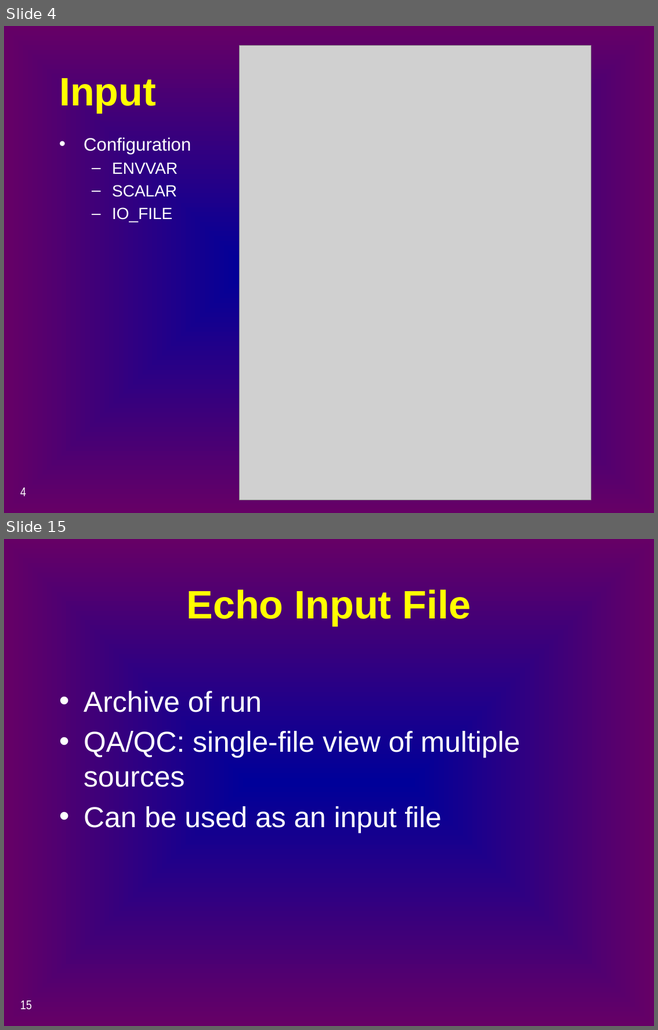
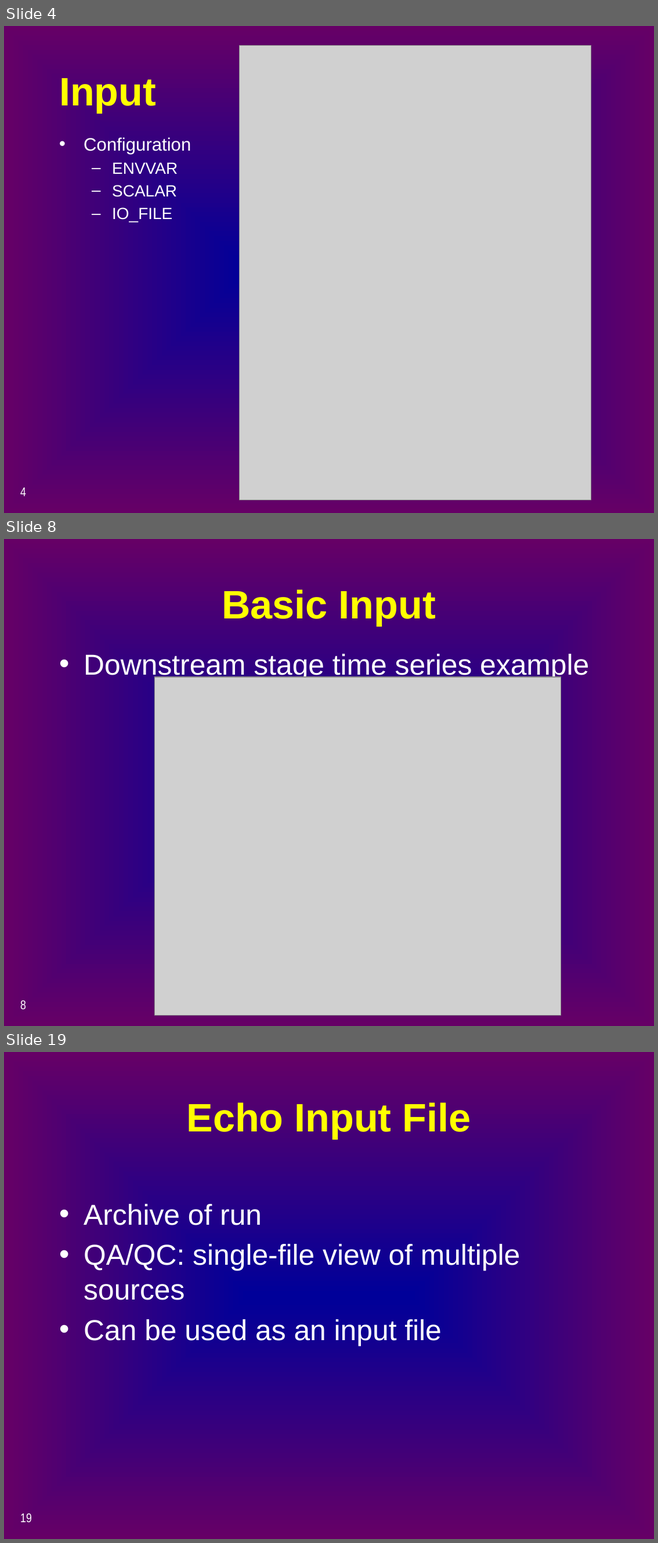
Before and after one commit to CADWRDeltaModeling/dsm2, a slide deck: dsm2/presentations/p4_simulation_data.pptx. Shown one above the other, each under a label of ours: slides 4 and 15 before the commit, slides 4, 8 and 19 after it; the slides between them are not shown. The pictures are 658x1030 and 658x1543 pixels, drawn with LibreOffice and Linux fonts; fonts in the diff are those of the drawing; grey boxes stand for pictures. Boxes give left, top, right and bottom in pixels: in the first picture for what was removed or moved away, otherwise in the second. Text is boxed around its words. In the diff, an @@ line names an element or a change of style, - is before the commit and + after.

```diff
--- a/dsm2/presentations/p4_simulation_data.pptx
+++ b/dsm2/presentations/p4_simulation_data.pptx
@@ slide 8 added at [4, 539, 654, 1026], background gradient #000099 to #660066 @@
@@ title added at [221, 589, 436, 625], 44 pt, text #FFFF00, bold @@
+Basic Input
@@ text added at [83, 654, 589, 681], 32 pt, text #FFFFFF @@
+• Downstream stage time series example
@@ picture added at [155, 676, 561, 1015] @@
@@ page number added at [20, 1000, 26, 1010], 14 pt, text #FFFFFF @@
+8
@@ what was slide 15 is now slide 19 @@
@@ page number at [20, 1513, 32, 1523]: text changed @@
-15
+19
```
Also in this commit, not shown: 11 slides changed, 5 other slides added, 2 slides removed.
